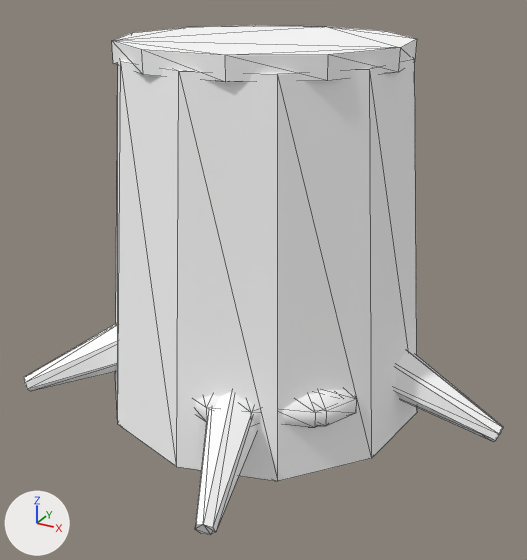
Two versions of the glTF model assets/generated/stump_mossy_winter.glb, one commit apart.
Both versions are drawn from a camera (50 mm lens) standing at (0.955, -1.744, 1.223) and looking at (0.039, -0.078, 0.391). The axes (+X, +Y, +Z) are drawn at lower left. The lights are the same throughout. The older version comes first. Mesh edges are drawn as thin lines. Where no turn or scale is listed for an object, it has been applied to the vertices.

In view in the first picture: 'stump_mossy_winter'.
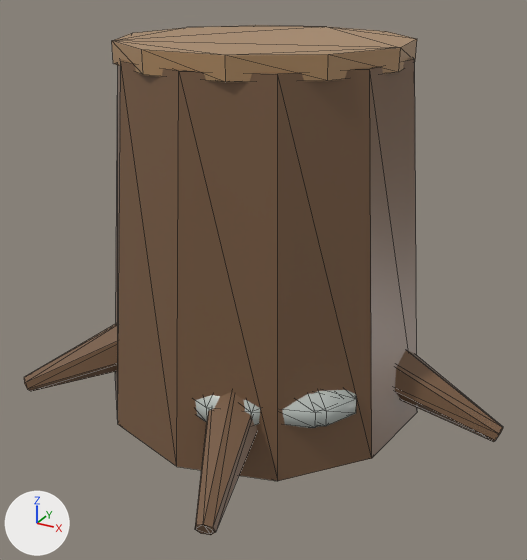
Patch to the scene script:
```diff
--- a/assets/generated/stump_mossy_winter.glb.py
+++ b/assets/generated/stump_mossy_winter.glb.py
@@ mat_bark___rough_dark_brown___winter @@
 mat_bark___rough_dark_brown___winter = principled_material('Bark | rough dark brown | winter')
-mat_bark___rough_dark_brown___winter.base_color = (1.0, 1.0, 1.0)  # white #ffffff
+mat_bark___rough_dark_brown___winter.base_color = (0.19, 0.105, 0.055)  # brown #795b42
 mat_bark___rough_dark_brown___winter.roughness = 0.96
@@ mat_cut_wood___warm_heartwood___winter @@
 mat_cut_wood___warm_heartwood___winter = principled_material('Cut wood | warm heartwood | winter')
-mat_cut_wood___warm_heartwood___winter.base_color = (1.0, 1.0, 1.0)  # white #ffffff
+mat_cut_wood___warm_heartwood___winter.base_color = (0.42, 0.25, 0.12)  # brown #ad8961
 mat_cut_wood___warm_heartwood___winter.roughness = 0.92
@@ mat_moss___damp_green___winter @@
 mat_moss___damp_green___winter = principled_material('Moss | damp green | winter')
-mat_moss___damp_green___winter.base_color = (1.0, 1.0, 1.0)  # white #ffffff
+mat_moss___damp_green___winter.base_color = (0.48, 0.52, 0.49)  # light grey #b8bfba
 mat_moss___damp_green___winter.roughness = 1.0
```

What differs and where, as boxes (x1, y1, x2, y2) in the pictures (527 x 560 px):
'stump_mossy_winter', recoloured (white to brown)
    both: (24, 25, 503, 535)
